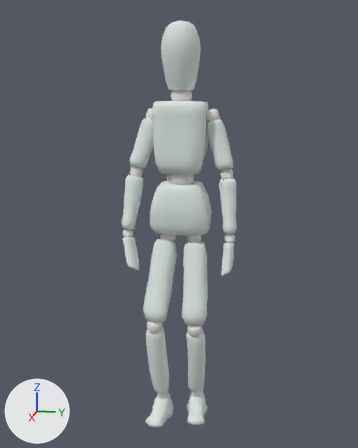
An edit to the Blender file block_model/block_model.blend, drawn before and after from the same camera.
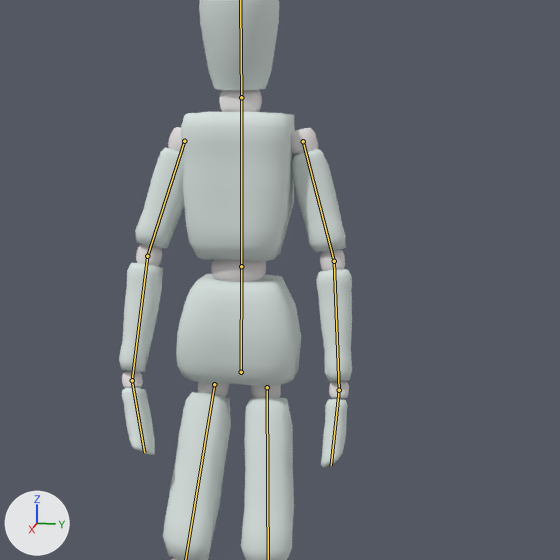
Each version appears first whole from a 50 mm camera at (1.923, 0.383, 1.347) aimed at (0.022, 0.003, 0.871), and next in a close-up on the part from 18% to 95% of the width and 10% to 72% of the height. Every picture has the same lights, and +X, +Y and +Z are marked at lower left. Both versions are drawn at frame 30 of the action 'Idle'; the numbers are the values there. The bones that bend it are drawn over the model as lines in the close-ups.
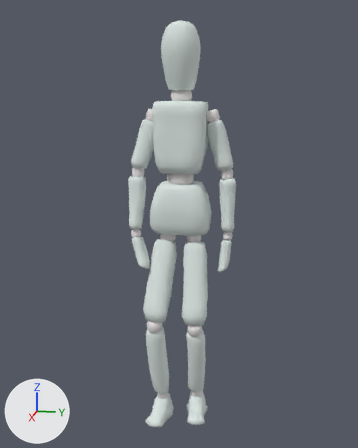
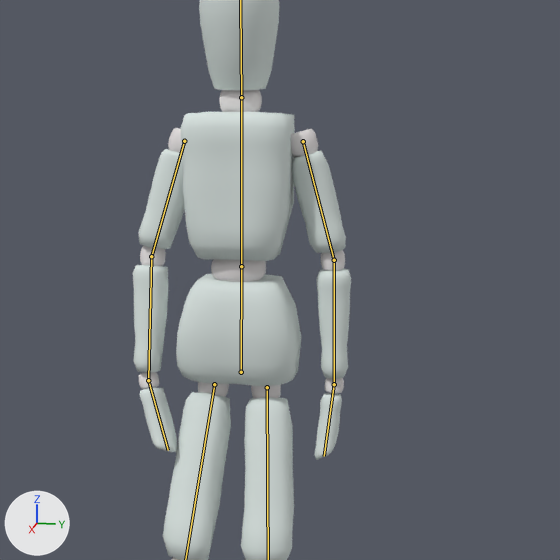
Pixel boxes [x1, y1, x2, y2] of what changed, in the close-ups (560 x 560 px):
'Cube', posed
    before: [119, 0, 352, 560]
    after: [133, 0, 351, 560]
bone 'UpperArm.L', root to tip
    before: (303, 141) to (334, 261)
    after: (303, 141) to (334, 260)
bone 'LowerArm.L', root to tip
    before: (334, 261) to (339, 390)
    after: (334, 260) to (334, 384)
bone 'UpperArm.R', root to tip
    before: (184, 141) to (147, 256)
    after: (184, 141) to (151, 256)
bone 'LowerArm.R', root to tip
    before: (147, 256) to (132, 380)
    after: (151, 256) to (148, 380)

What changed in the scene script:
```text
Change bone_upperarm_l:
    where bone_upperarm_l = bpy.data.objects['Armature'].pose.bones['UpperArm.L']  # child of 'Spine'
    bone_upperarm_l.rotation_quaternion: (0.788, 0.033, -0.055, -0.589) -> (0.785, -0.017, -0.006, -0.596)  # degrees (7, -3, -74) -> degrees (-1, -2, -74)
Change bone_lowerarm_l:
    where bone_lowerarm_l = bpy.data.objects['Armature'].pose.bones['LowerArm.L']  # child of 'UpperArm.L'
    bone_lowerarm_l.rotation_quaternion: (0.994, 0.041, -0.033, -0.09) -> (0.992, 0.04, -0.031, -0.111)  # degrees (5, -3, -11) -> degrees (5, -3, -13)
Change bone_upperarm_r:
    where bone_upperarm_r = bpy.data.objects['Armature'].pose.bones['UpperArm.R']  # child of 'Spine'
    bone_upperarm_r.rotation_quaternion: (0.798, 0.053, 0.07, 0.596) -> (0.796, 0.026, 0.046, 0.603)  # degrees (10, 3, 74) -> degrees (6, 2, 74)
Change bone_lowerarm_r:
    where bone_lowerarm_r = bpy.data.objects['Armature'].pose.bones['LowerArm.R']  # child of 'UpperArm.R'
    bone_lowerarm_r.rotation_quaternion: (0.995, 0.041, 0.033, 0.091) -> (0.99, 0.04, 0.034, 0.127)  # degrees (5, 3, 11) -> degrees (5, 3, 15)
```
